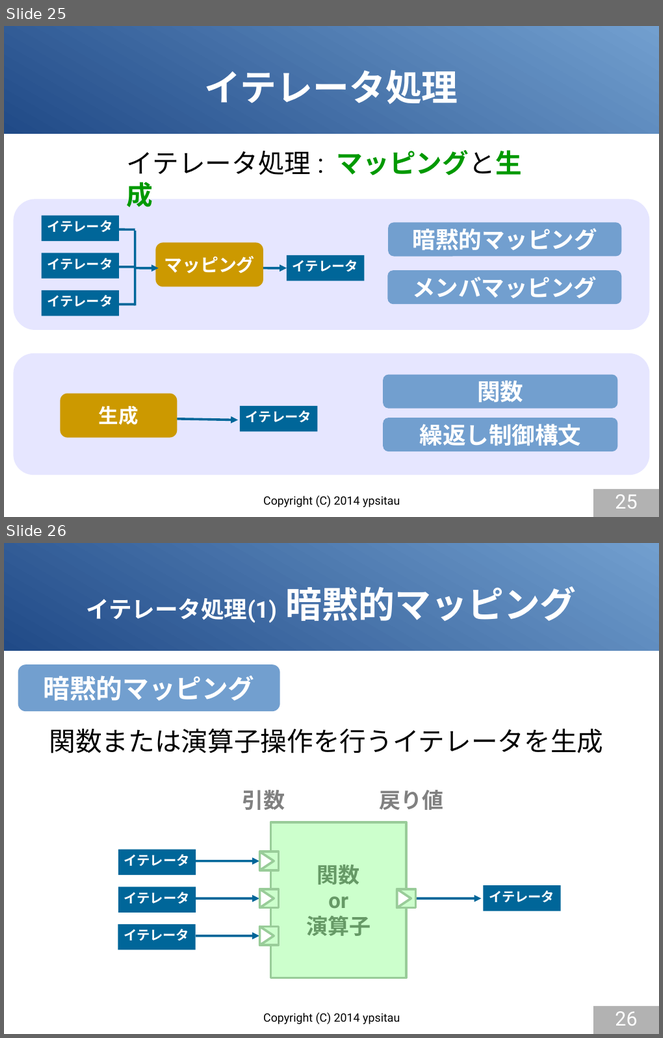
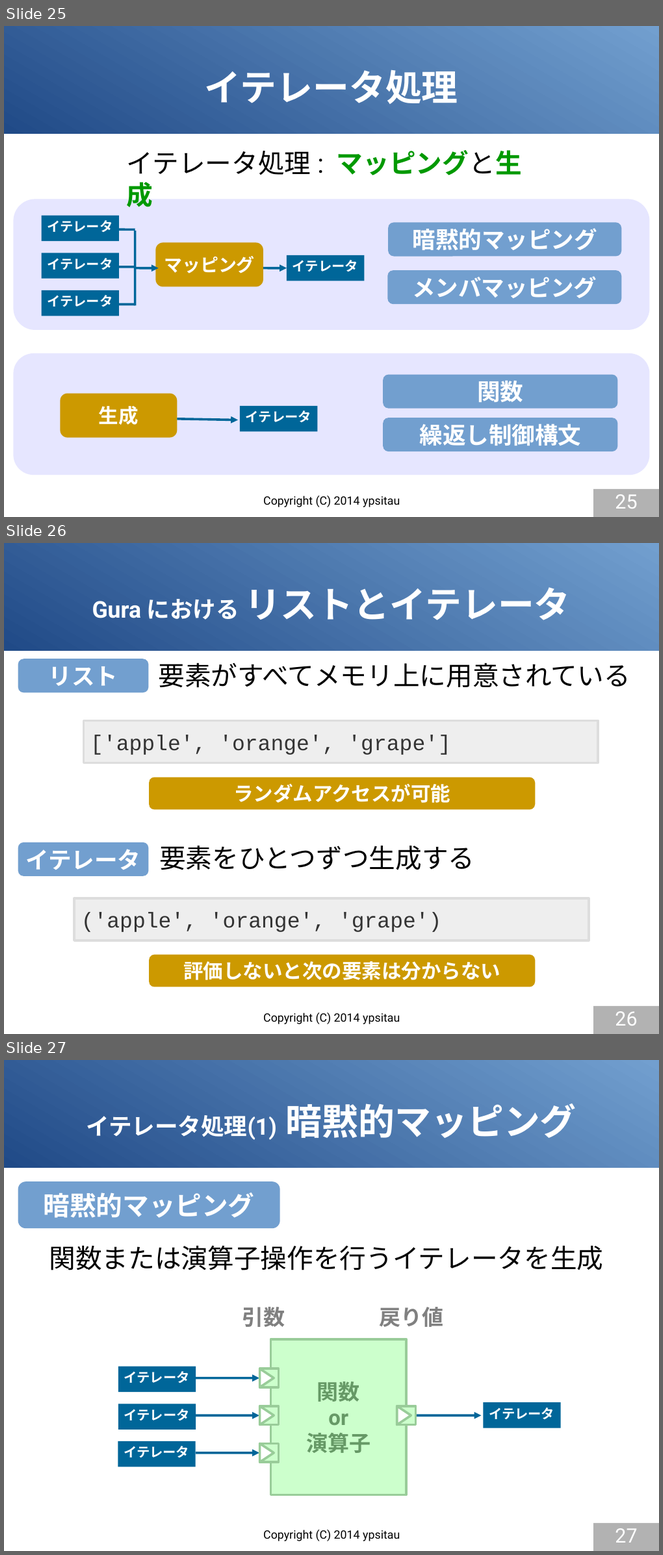
Before and after one commit to gura-lang/gura-doc, a slide deck: presentation/gura-introduction.odp. Shown one above the other, each under a label of ours: slides 25 and 26 before the commit, slides 25, 26 and 27 after it. The pictures are 663x1038 and 663x1555 pixels, drawn with LibreOffice and Linux fonts; fonts in the diff are those of the drawing. Boxes give left, top, right and bottom in pixels: in the first picture for what was removed or moved away, otherwise in the second. Text is boxed around its words. In the diff, an @@ line names an element or a change of style, - is before the commit and + after.

```diff
--- a/presentation/gura-introduction.odp
+++ b/presentation/gura-introduction.odp
@@ slide 26 added at <box>4,543,659,1034</box>, background #FFFFFF; not listed: 1 template element that a slide beside it also shows @@
@@ title added at <box>92,587,571,620</box>, 44 pt, text #FFFFFF, bold @@
+Gura における リストとイテレータ
@@ rounded rectangle added at <box>18,659,149,693</box>, fill #729FCF, 28 pt, text #FFFFFF, bold @@
+リスト
@@ text added at <box>159,663,631,688</box>, 32 pt, text #000000 @@
+要素がすべてメモリ上に用意されている
@@ rectangle added at <box>84,720,599,763</box>, fill #EEEEEE, outline #DDDDDD 2.83 pt, 26 pt, text #333333 @@
+['apple', 'orange', 'grape']
@@ rounded rectangle added at <box>149,777,536,810</box>, fill #CC9900, 24 pt, text #FFFFFF, bold @@
+ランダムアクセスが可能
@@ rounded rectangle added at <box>18,843,149,876</box>, fill #729FCF, 28 pt, text #FFFFFF, bold @@
+イテレータ
@@ text added at <box>159,845,475,871</box>, 32 pt, text #000000 @@
+要素をひとつずつ生成する
@@ rectangle added at <box>74,899,589,941</box>, fill #EEEEEE, outline #DDDDDD 2.83 pt, 26 pt, text #333333 @@
+('apple', 'orange', 'grape')
@@ rounded rectangle added at <box>149,955,536,988</box>, fill #CC9900, 24 pt, text #FFFFFF, bold @@
+評価しないと次の要素は分からない
@@ page number added at <box>594,1006,659,1034</box>, fill #B2B2B2, 24 pt, text #FFFFFF @@
+26
@@ text added at <box>263,1013,400,1025</box>, 14 pt, text #000000 @@
+Copyright (C) 2014 ypsitau
@@ what was slide 26 is now slide 27 @@
@@ page number at <box>615,1529,637,1543</box>: text changed @@
-26
+27
```
Also in this commit, not shown: 1 slide changed, 1 other slide added.
